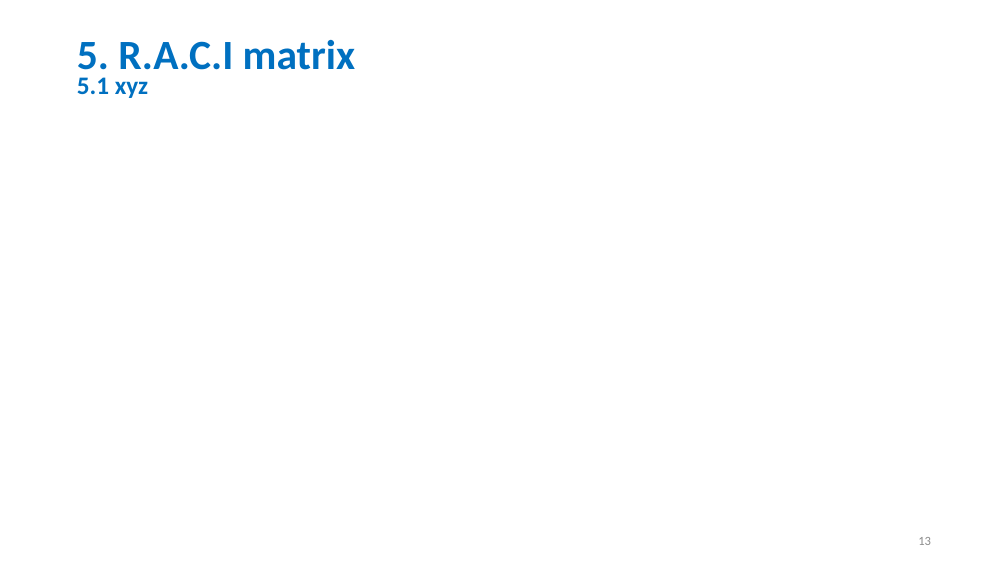
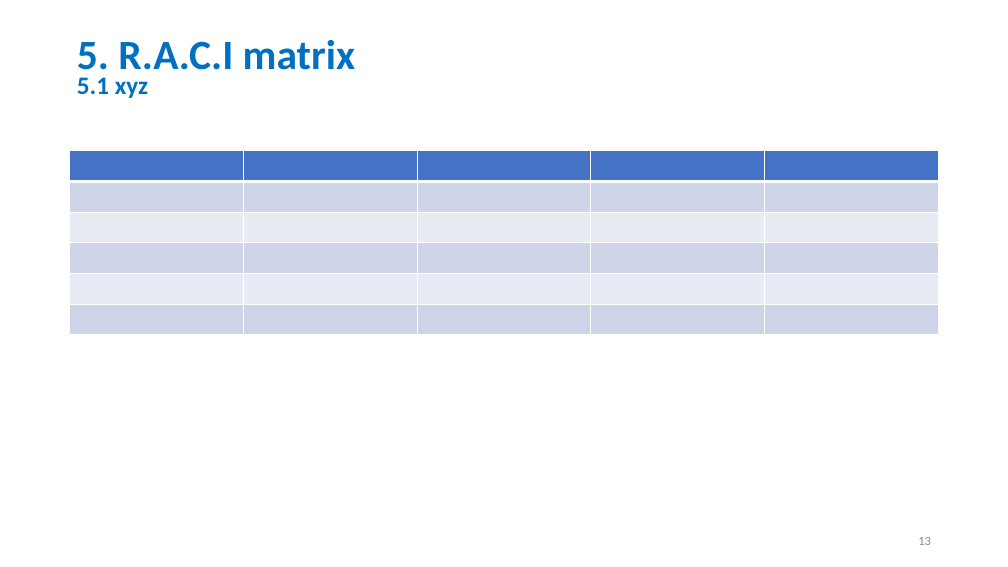
Before and after one commit to stephen823/Group_Project_1-How-Does-Social-Media-Impact-Our-Live, a slide deck: slide 13 of 002 - Deliverables/Social_Media_v0.01.pptx. Drawn at 1008x567 pixels with LibreOffice and Linux fonts; fonts in the diff are those of the drawing. Boxes give left, top, right and bottom in pixels: in the first picture for what was removed or moved away, otherwise in the second. Text is boxed around its words. In the diff, an @@ line names an element or a change of style, - is before the commit and + after.

Commit message:
updated ppt
updated ppt

```diff
--- a/002 - Deliverables/Social_Media_v0.01.pptx
+++ b/002 - Deliverables/Social_Media_v0.01.pptx
@@ table added at box(70, 151, 939, 482), 6 rows, 5 columns @@
+ |  |  |  | 
+ |  |  |  | 
+ |  |  |  | 
+ |  |  |  | 
+ |  |  |  | 
+ |  |  |  | 
```
Also in this commit, not shown: 3 other slides changed, 4 slides added, 1 slide removed.
